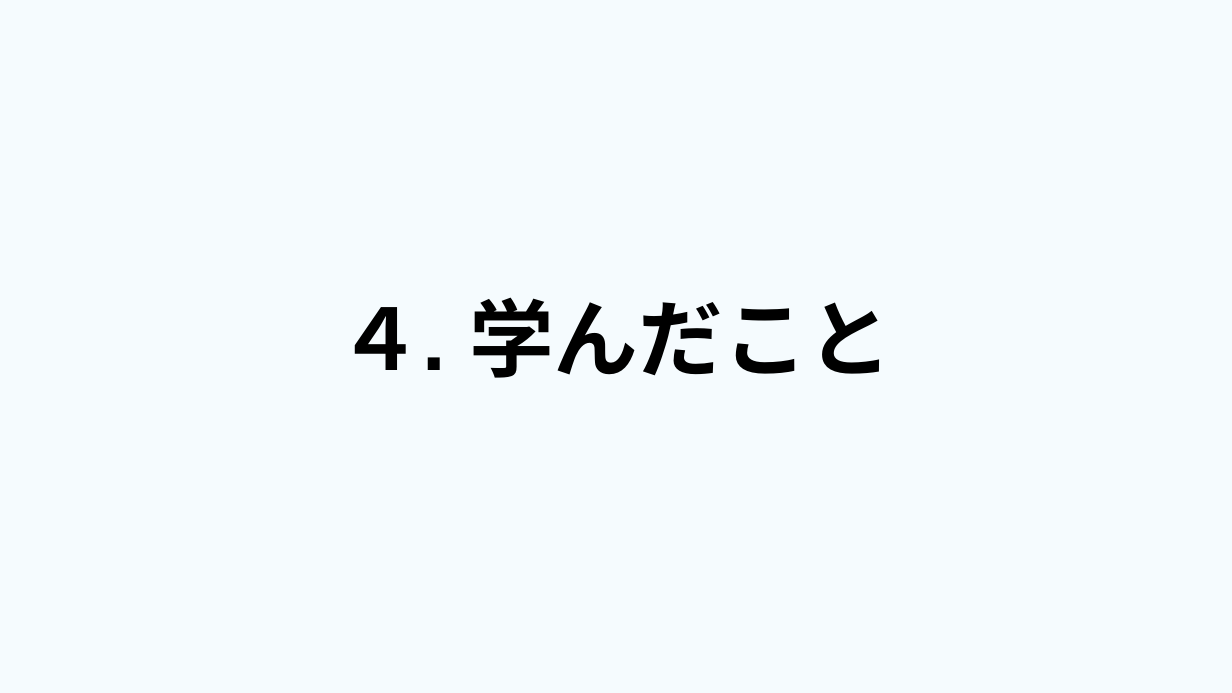
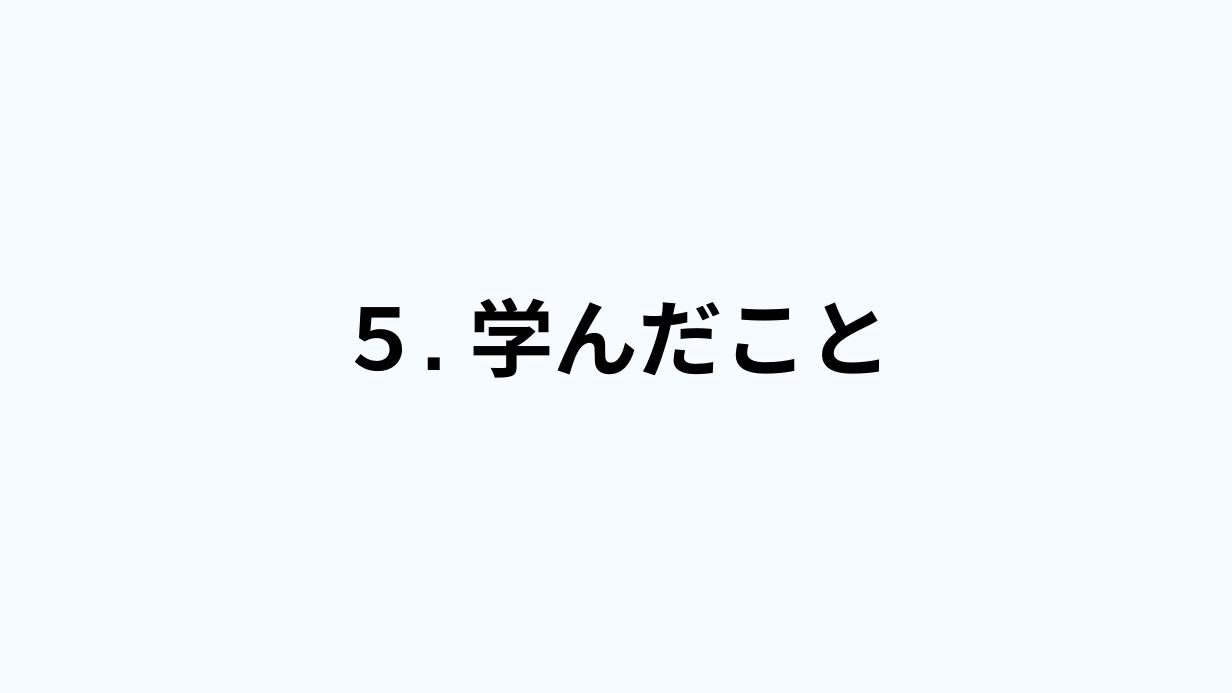
Before and after one commit to dojo2023/E-4, a slide deck: slide 22 of 共有用フォルダー/成果発表.pptx (slide 21 before the commit). Drawn at 1232x693 pixels with LibreOffice and Linux fonts; fonts in the diff are those of the drawing. Boxes give left, top, right and bottom in pixels: in the first picture for what was removed or moved away, otherwise in the second. Text is boxed around its words. In the diff, an @@ line names an element or a change of style, - is before the commit and + after.

```diff
--- a/共有用フォルダー/成果発表.pptx
+++ b/共有用フォルダー/成果発表.pptx
@@ text at bbox=[337, 297, 892, 378]: text changed @@
-４. 学んだこと
+５. 学んだこと
```
Also in this commit, not shown: 5 other slides changed, 1 slide added.
